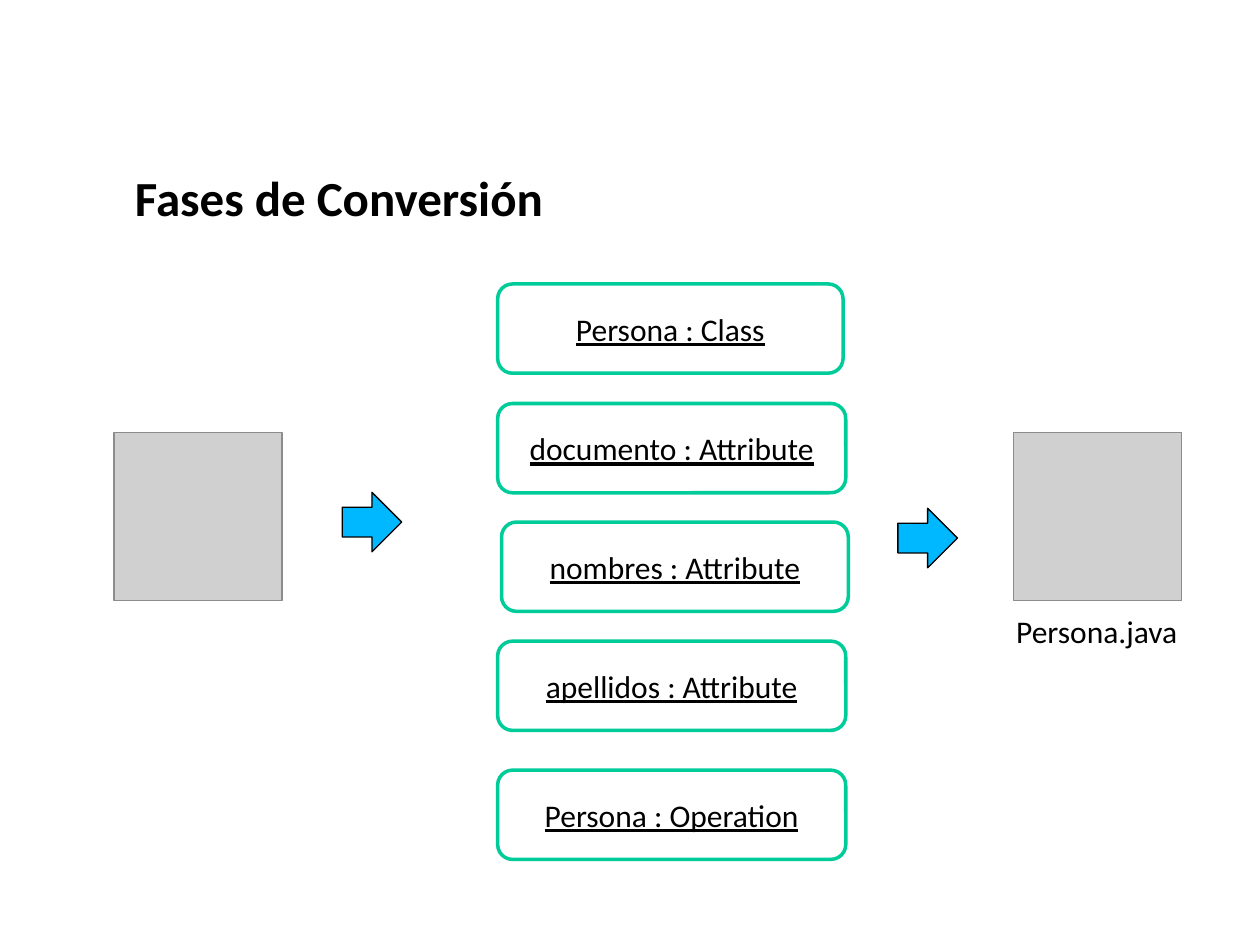
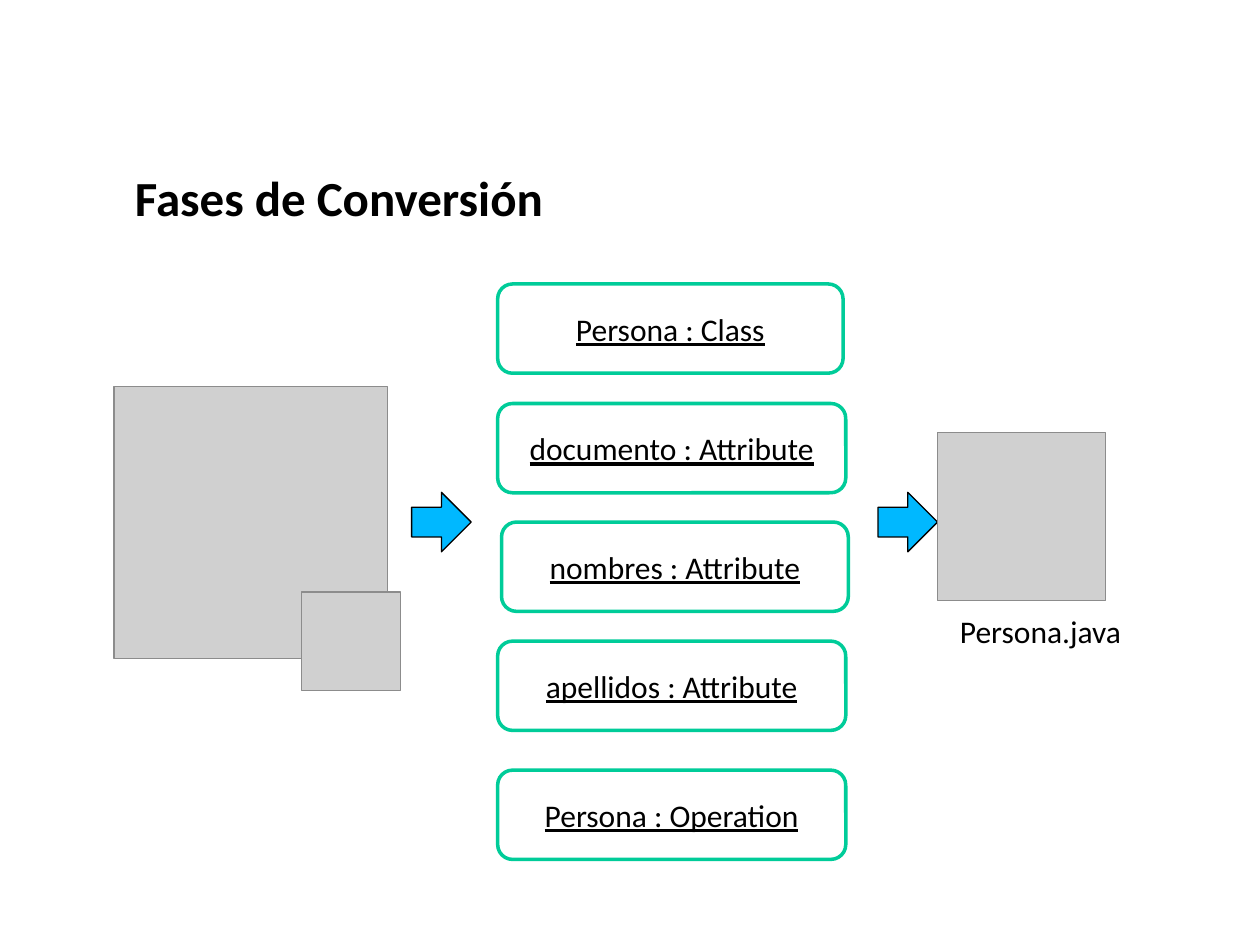
Before and after one commit to gldiazcardenas/CLASSModeler, a slide deck: slide 25 of documentation/CLASSModeler-Presentation.pptx. Drawn at 1260x945 pixels with LibreOffice and Linux fonts; fonts in the diff are those of the drawing; grey boxes stand for pictures; background and template pictures are left out. Boxes give left, top, right and bottom in pixels: in the first picture for what was removed or moved away, otherwise in the second. Text is boxed around its words. In the diff, an @@ line names an element or a change of style, - is before the commit and + after.

```diff
--- a/documentation/CLASSModeler-Presentation.pptx
+++ b/documentation/CLASSModeler-Presentation.pptx
@@ picture added at (115, 387, 388, 659) @@
@@ picture: place and size @@
-picture at (1014, 433, 1182, 601)
+picture at (937, 432, 1105, 600)
@@ right arrow: place and size @@
-right arrow at (343, 493, 402, 552)
+right arrow at (412, 493, 471, 552)
@@ right arrow: place and size @@
-right arrow at (898, 508, 958, 567)
+right arrow at (878, 493, 937, 552)
@@ picture: place and size @@
-picture at (115, 433, 282, 601)
+picture at (302, 592, 401, 690)
@@ text "Persona.java": place and size @@
-text "Persona.java" at (1016, 621, 1177, 649)
+text "Persona.java" at (960, 621, 1121, 649)
```
Also in this commit, not shown: 2 other files.
